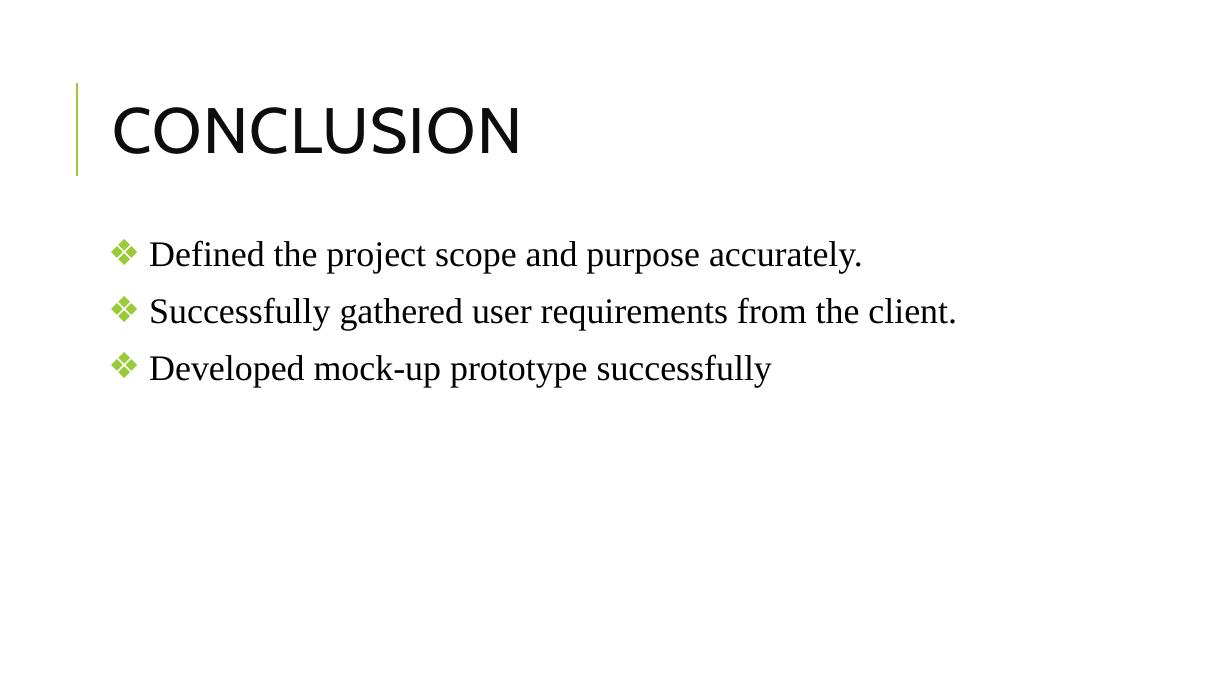
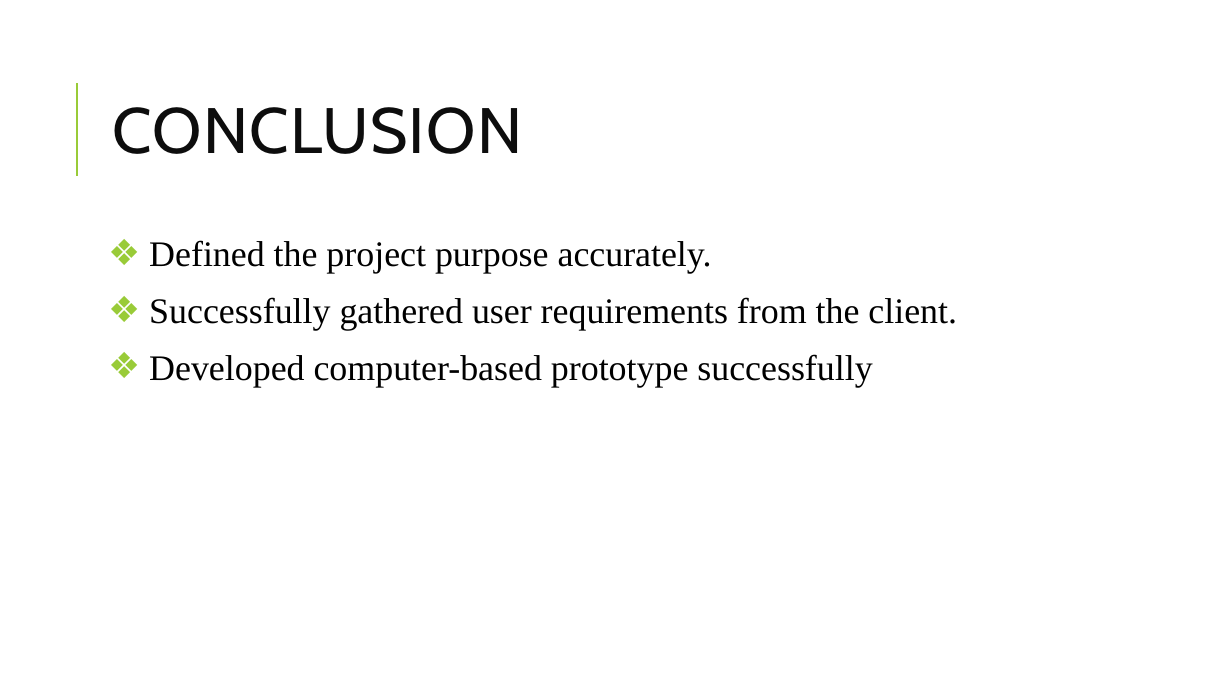
Before and after one commit to Satyavrath/rationbalancing, a slide deck: slide 8 of documents/RationBalancing.pptx. Drawn at 1232x693 pixels with LibreOffice and Linux fonts; fonts in the diff are those of the drawing. Boxes give left, top, right and bottom in pixels: in the first picture for what was removed or moved away, otherwise in the second. Text is boxed around its words. In the diff, an @@ line names an element or a change of style, - is before the commit and + after.

```diff
--- a/documents/RationBalancing.pptx
+++ b/documents/RationBalancing.pptx
@@ text at box(149, 240, 712, 274): text changed @@
-❖ Defined the project scope and purpose accurately.
+❖ Defined the project purpose accurately.
@@ text at box(149, 354, 872, 387): text changed @@
-❖ Developed mock-up prototype successfully
+❖ Developed computer-based prototype successfully
```
Also in this commit, not shown: 5 other slides changed, 1 slide added, 1 slide removed, 1 other file.
